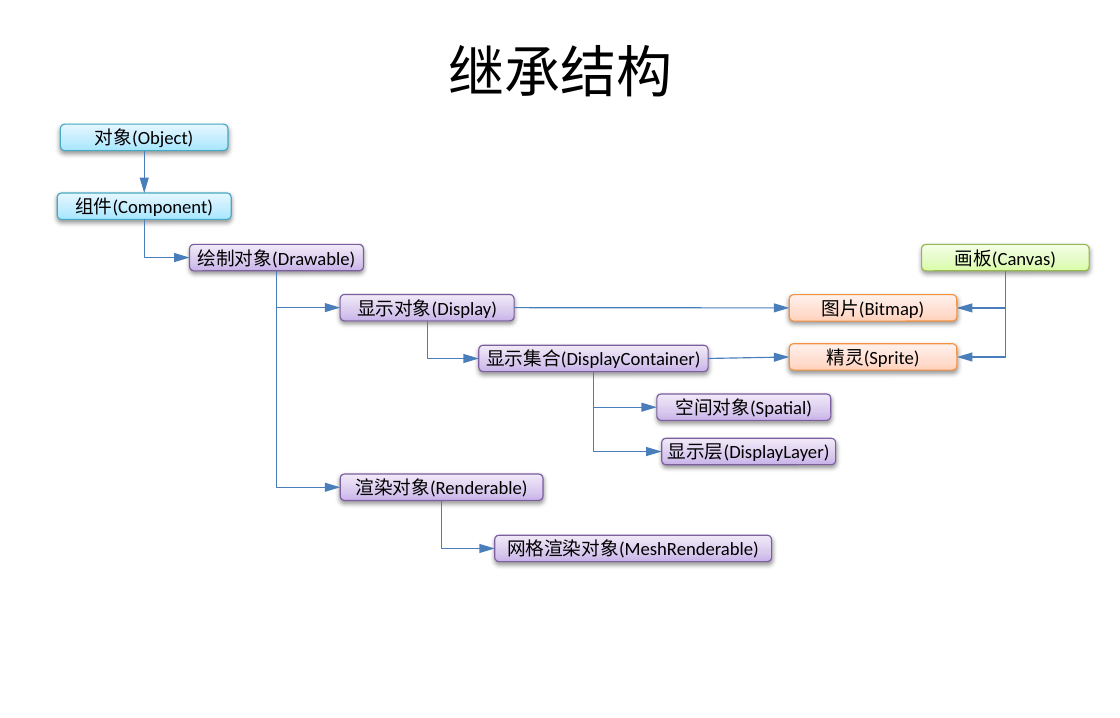
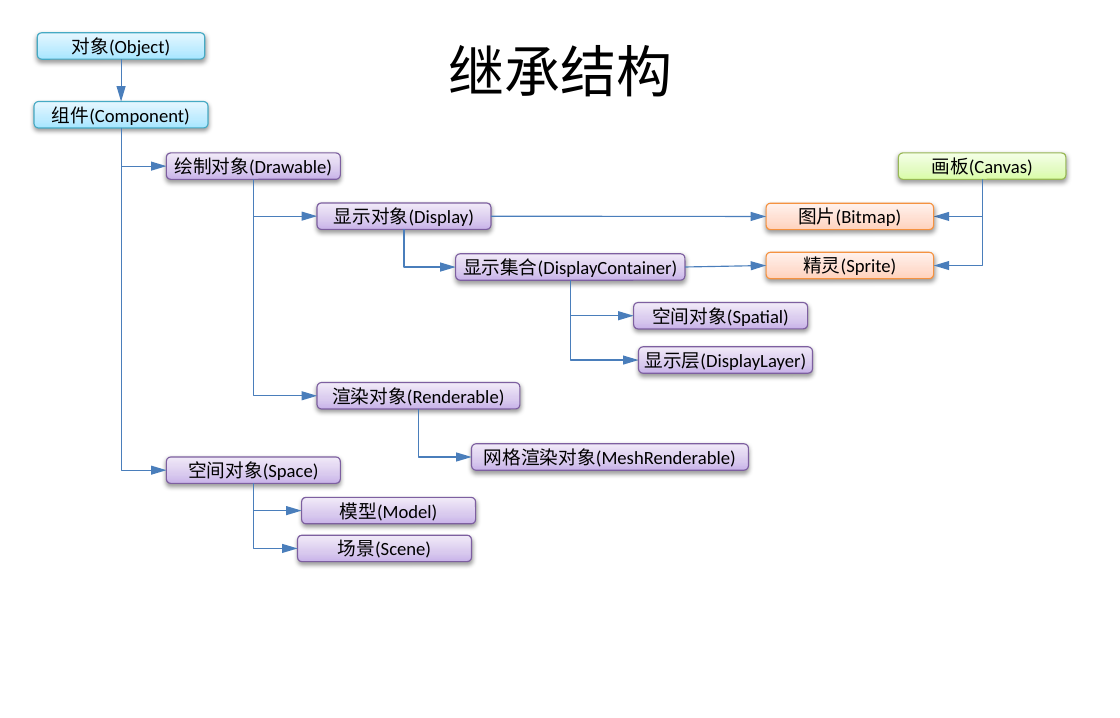
Before and after one commit to favedit/MoCloud, a slide deck: slide 6 of document/计划-1-三维资源平台.pptx. Drawn at 1120x718 pixels with LibreOffice and Linux fonts; fonts in the diff are those of the drawing; background and template pictures are left out. Boxes give left, top, right and bottom in pixels: in the first picture for what was removed or moved away, otherwise in the second. Text is boxed around its words. In the diff, an @@ line names an element or a change of style, - is before the commit and + after.

```diff
--- a/document/计划-1-三维资源平台.pptx
+++ b/document/计划-1-三维资源平台.pptx
@@ 10 rounded rectangles, 6 elbow arrows, 3 arrows: place and size @@
-10 rounded rectangles, 6 elbow arrows, 3 arrows at (57, 124, 1090, 562)
+10 rounded rectangles, 6 elbow arrows, 3 arrows at (34, 32, 1066, 472)
@@ elbow arrow added from (121, 128) to (167, 470), #4B7EBC 0.75 pt @@
@@ 3 elbow arrows, 2 rounded rectangles: place and size @@
-3 elbow arrows, 2 rounded rectangles at (189, 244, 1006, 549)
+3 elbow arrows, 2 rounded rectangles at (167, 153, 982, 457)
@@ rounded rectangle added at (167, 457, 340, 484), fill gradient #C9B5E8 to #D8CBEE to #F0EAF9, outline #7D60A0 0.75 pt, 12 pt, text #000000 @@
+空间对象(Space)
@@ elbow arrow added from (253, 484) to (298, 549), #4B7EBC 0.75 pt @@
@@ elbow arrow added from (253, 484) to (301, 511), #4B7EBC 0.75 pt @@
@@ rounded rectangle added at (301, 497, 475, 524), fill gradient #C9B5E8 to #D8CBEE to #F0EAF9, outline #7D60A0 0.75 pt, 12 pt, text #000000 @@
+模型(Model)
@@ rounded rectangle added at (298, 535, 472, 562), fill gradient #C9B5E8 to #D8CBEE to #F0EAF9, outline #7D60A0 0.75 pt, 12 pt, text #000000 @@
+场景(Scene)
```
Also in this commit, not shown: 4 slides added, 28 other files.
